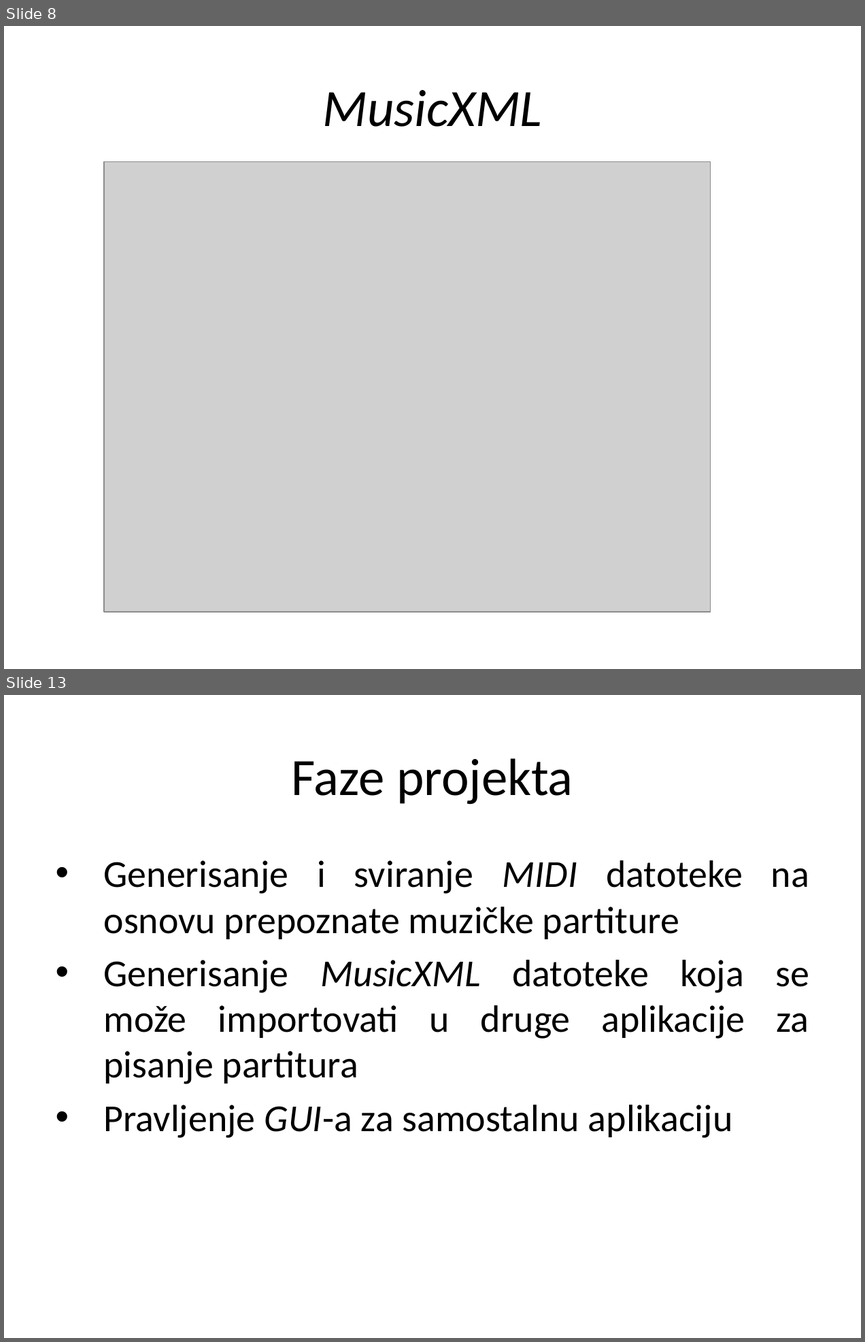
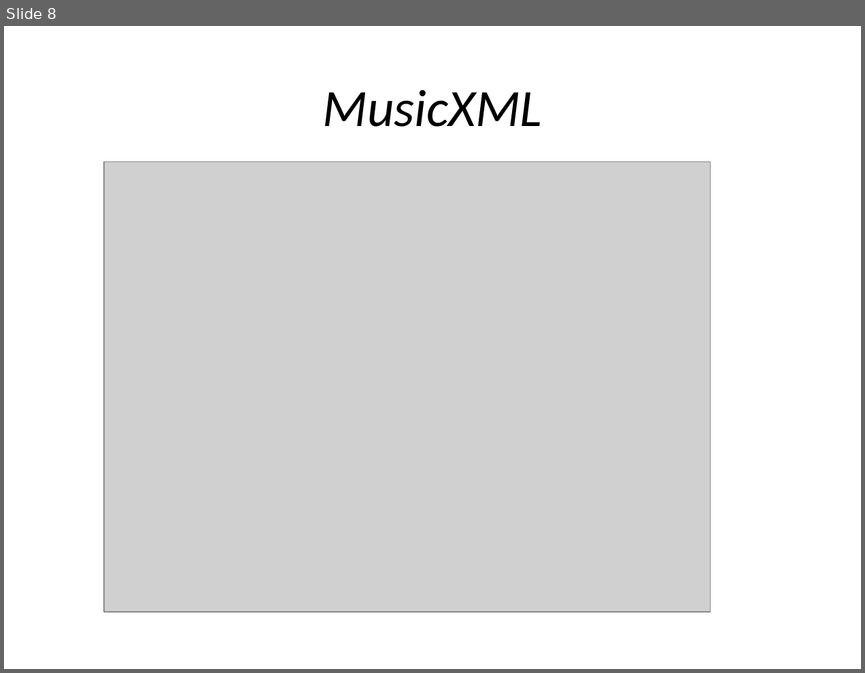
Before and after one commit to MilanRadeta/MusicReader, a slide deck: SoftProjekat.pptx. Shown one above the other, each under a label of ours: slides 8 and 13 before the commit, slide 8 after it; the slides between them are not shown. The pictures are 865x1342 and 865x673 pixels, drawn with LibreOffice and Linux fonts; fonts in the diff are those of the drawing; grey boxes stand for pictures. Boxes give left, top, right and bottom in pixels: in the first picture for what was removed or moved away, otherwise in the second. Text is boxed around its words. In the diff, an @@ line names an element or a change of style, - is before the commit and + after.

```diff
--- a/SoftProjekat.pptx
+++ b/SoftProjekat.pptx
@@ slide 13 removed at bbox=[4, 695, 861, 1338], background #FFFFFF @@
@@ title removed at bbox=[292, 758, 573, 804] @@
-Faze projekta
@@ text removed at bbox=[103, 860, 809, 1138] @@
-• Generisanje i sviranje MIDI datoteke na osnovu prepoznate muzičke partiture
-• Generisanje MusicXML datoteke koja se može importovati u druge aplikacije za pisanje partitura
-• Pravljenje GUI-a za samostalnu aplikaciju
```
Also in this commit, not shown: 6 slides changed, 95 slides added, 5 other slides removed, 22 other files.
